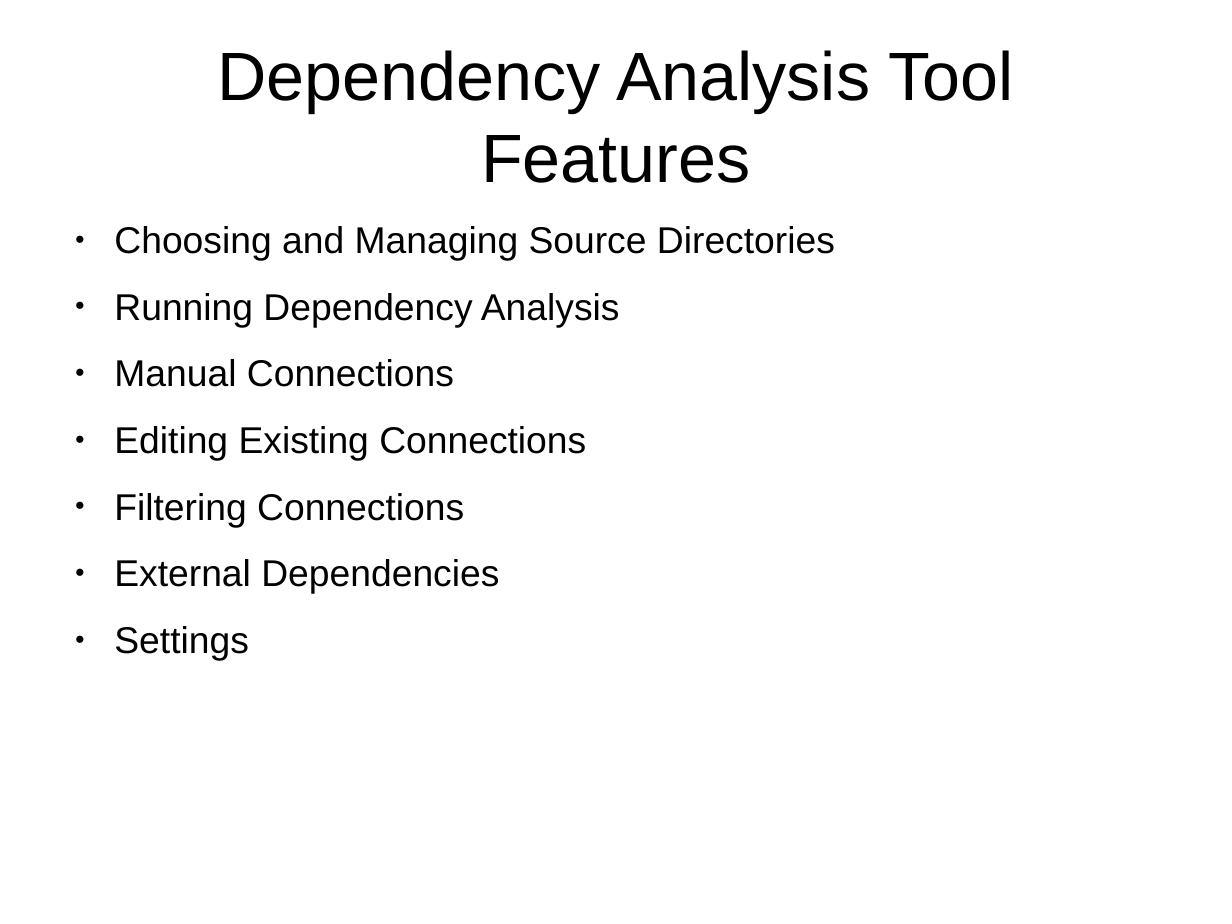
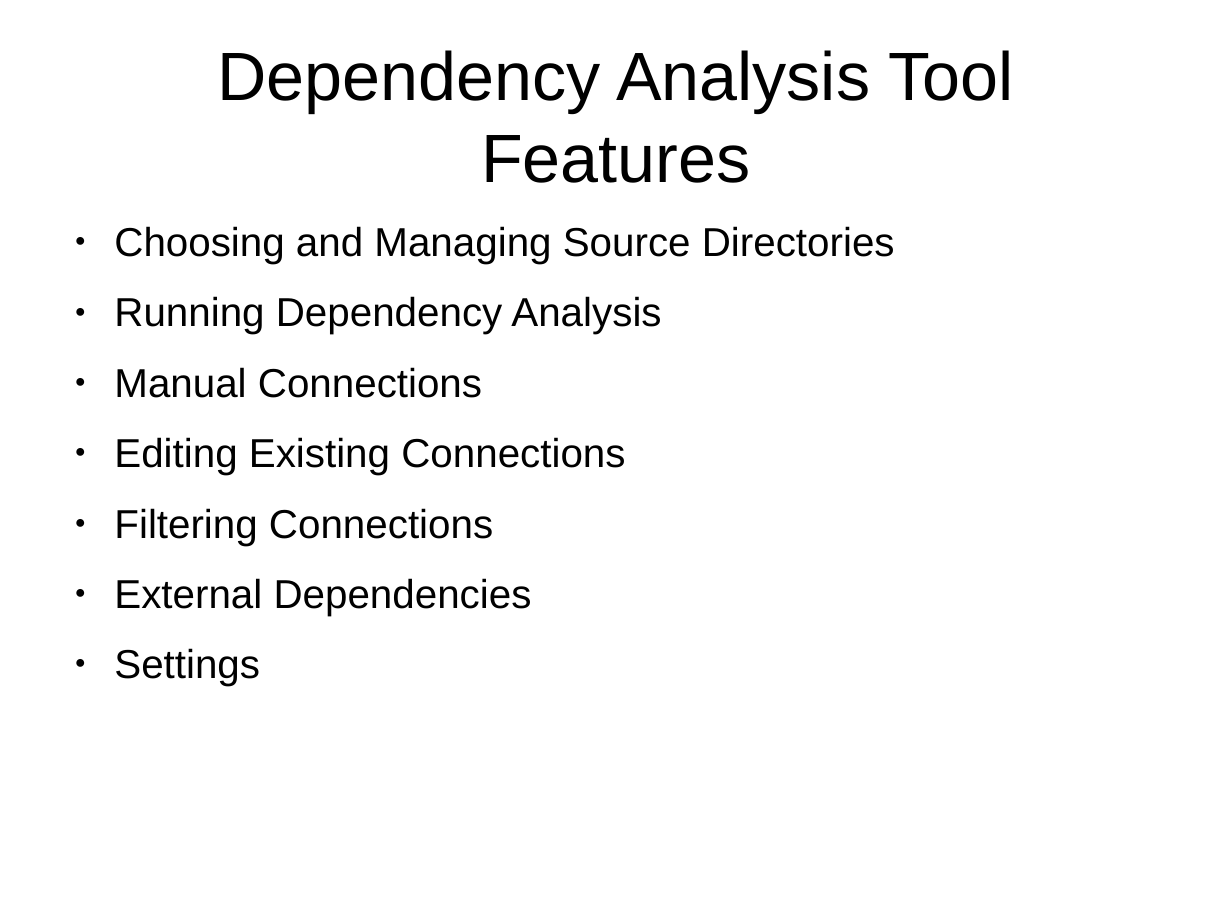
Before and after one commit to darwinbeing/kactus2all, a slide deck: slide 7 of Administrative/Project Plan Slides.odp. Drawn at 1232x924 pixels with LibreOffice and Linux fonts; fonts in the diff are those of the drawing. Boxes give left, top, right and bottom in pixels: in the first picture for what was removed or moved away, otherwise in the second. Text is boxed around its words. In the diff, an @@ line names an element or a change of style, - is before the commit and + after.

```diff
--- a/Administrative/Project Plan Slides.odp
+++ b/Administrative/Project Plan Slides.odp
@@ text "Choosing and Managing Source Directories" at (114, 226, 895, 686): size 24 to 26 pt @@
```
Also in this commit, not shown: 2 other slides changed, 2 slides added, 1 slide removed.
